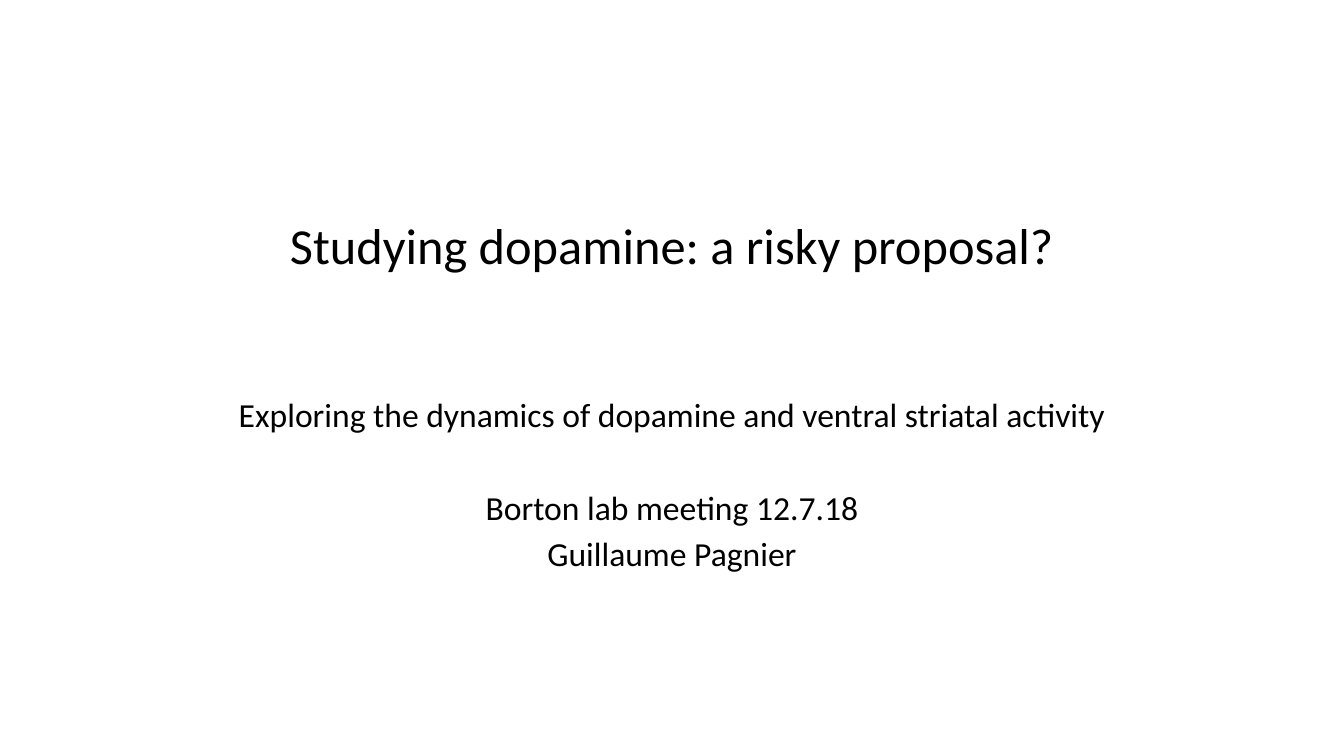
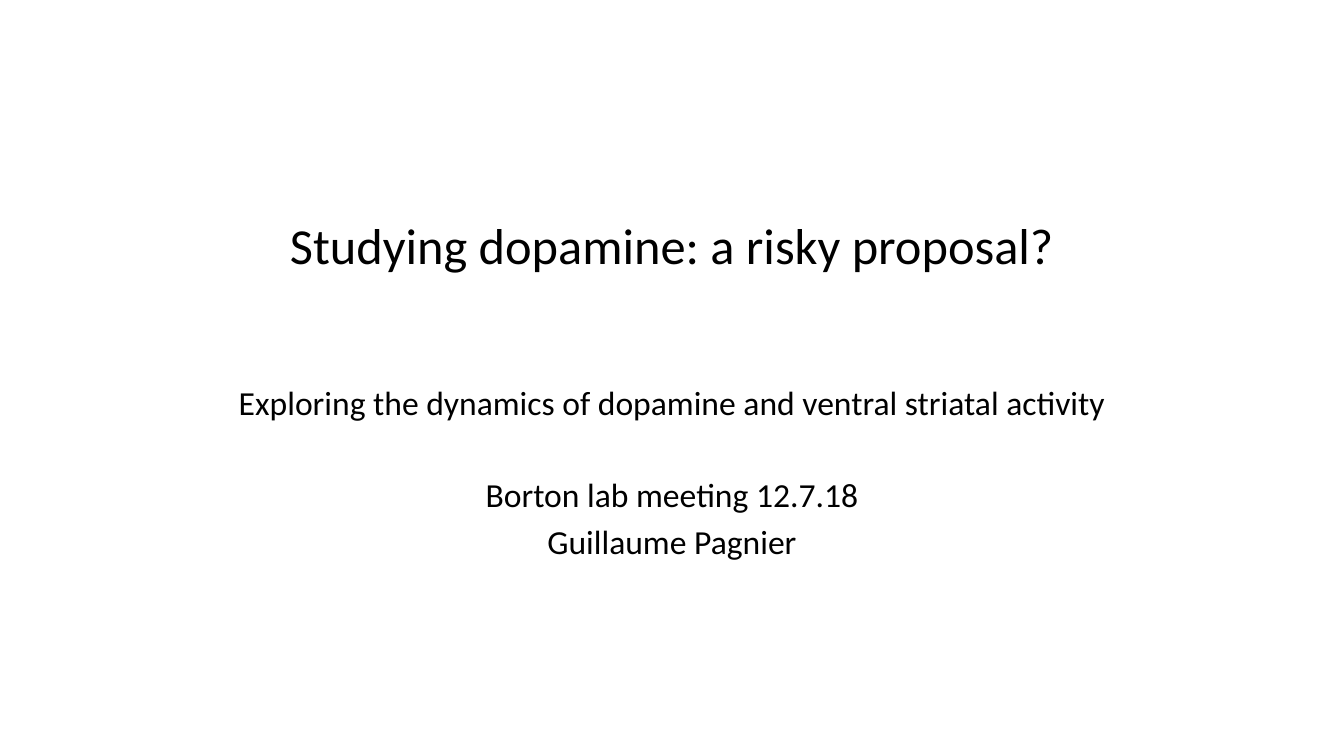
Before and after one commit to gpagnier/rampAnalysis, a slide deck: slide 1 of BortonLabMeeting12.7.pptx. Drawn at 1344x756 pixels with LibreOffice and Linux fonts; fonts in the diff are those of the drawing. Boxes give left, top, right and bottom in pixels: in the first picture for what was removed or moved away, otherwise in the second. Text is boxed around its words. In the diff, an @@ line names an element or a change of style, - is before the commit and + after.

```diff
--- a/BortonLabMeeting12.7.pptx
+++ b/BortonLabMeeting12.7.pptx
@@ subtitle "Exploring the dynamics of dopamine ...": place and size @@
-subtitle "Exploring the dynamics of dopamine ..." at [239, 403, 1104, 572]
+subtitle "Exploring the dynamics of dopamine ..." at [239, 391, 1104, 560]
```
Also in this commit, not shown: 6 other slides changed, 3 slides added, 2 slides removed.
